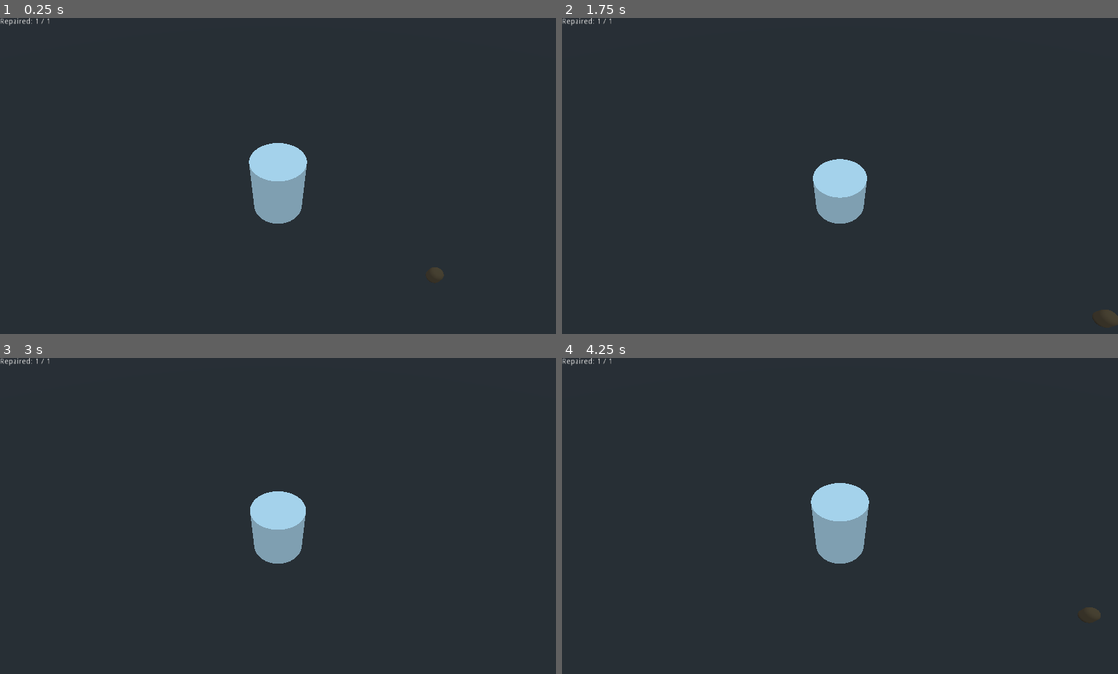
Above: before the commit, frames 1-4 (two rows, left to right).
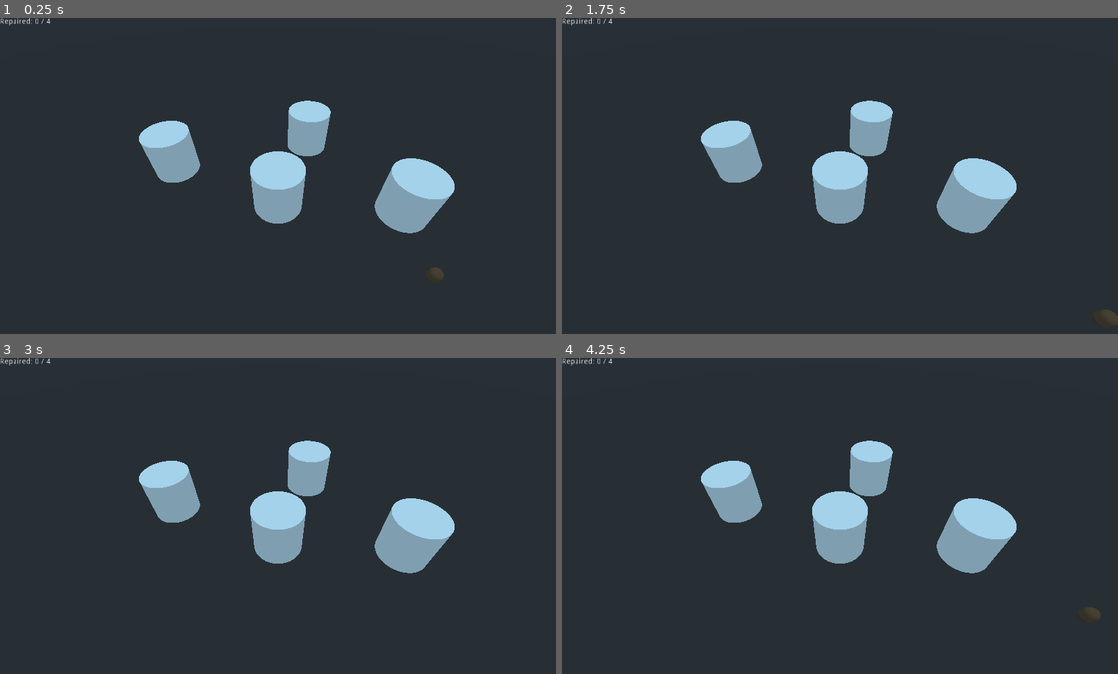
Above: after the commit, the same moments.

Repository: bmolyneaux/GGJ2020
Game: Godot game, scene res://Level/Jez Test Town.tscn
The game is run twice, just before and just after one commit, with the same random seed, the same clock (stepped at 60 frames per second) and the same inputs. This scene is started directly instead of the project's main scene.
Inputs:
- Up to frame 1 (0.25 s): no input
- Up to frame 2 (1.75 s): tap Enter at 0.5 s; hold D 0.53-1.28 s; tap Space at 0.6, 0.77, 1.07, 1.35, 1.52 s; hold S from 1.28 s (still down)
- Up to frame 3 (3 s): tap Space at 1.82, 2.1, 2.85 s; release S at 2.03 s; hold D 2.03-2.78 s; hold W from 2.78 s (still down)
- Up to frame 4 (4.25 s): tap Space at 3.02, 3.32, 3.6, 3.77, 4.07 s; release W at 3.53 s; hold A from 3.53 s (still down)

The runs differ from the first frame. In frame 1, 5.6% of the frame differs, in the area x 6-82%, y 0-69%; in frame 2, 5.6%; in frame 3, 5.1%; in frame 4, 5.6%.

Commit message:
Add basic ability to repair repairable things

Diff:
--- a/Level/Jez Test Town.tscn
+++ b/Level/Jez Test Town.tscn
@@ -8,7 +8,15 @@
 [node name="Spatial" type="Spatial"]
 
 [node name="Repairable" parent="." instance=ExtResource( 1 )]
-repaired = true
+
+[node name="Repairable2" parent="." instance=ExtResource( 1 )]
+transform = Transform( 1, 0, 0, 0, 1, 0, 0, 0, 1, 1.51652, 0, -4.06838 )
+
+[node name="Repairable3" parent="." instance=ExtResource( 1 )]
+transform = Transform( 1, 0, 0, 0, 1, 0, 0, 0, 1, -4.82203, 0, -2.19619 )
+
+[node name="Repairable4" parent="." instance=ExtResource( 1 )]
+transform = Transform( 1, 0, 0, 0, 1, 0, 0, 0, 1, 4.99177, 0, 0.413883 )
 
 [node name="Camera" type="Camera" parent="."]
 transform = Transform( 1, 0, 0, 0, 0.693553, 0.720406, 0, -0.720406, 0.693553, 0, 7.71513, 6.07694 )
--- a/Repairer/Repairer.tscn
+++ b/Repairer/Repairer.tscn
@@ -8,6 +8,10 @@
 
 [sub_resource type="SpatialMaterial" id=3]
 albedo_color = Color( 0.435294, 0.301961, 0.188235, 1 )
+
+[sub_resource type="CylinderShape" id=4]
+radius = 0.836404
+height = 0.922658
 
 [node name="Repairer" type="KinematicBody"]
 script = ExtResource( 1 )
@@ -20,3 +24,9 @@
 transform = Transform( 0.2, 0, 0, 0, -8.74228e-09, 0.2, 0, -0.2, -8.74228e-09, 0, 0.3, 0 )
 mesh = SubResource( 2 )
 material/0 = SubResource( 3 )
+
+[node name="Area" type="Area" parent="."]
+transform = Transform( 1, 0, 0, 0, 1, 0, 0, 0, 1, 0, 0.3, 0 )
+
+[node name="CollisionShape" type="CollisionShape" parent="Area"]
+shape = SubResource( 4 )
--- a/Repairer/repairer.gd
+++ b/Repairer/repairer.gd
@@ -17,3 +17,16 @@
 
 func set_input(value : Vector2):
 	input = value
+
+func _unhandled_key_input(event):
+	if event.pressed and event.scancode == KEY_SPACE:
+		repair()
+
+
+func repair():
+	var bodies = $Area.get_overlapping_bodies()
+	for body in bodies:
+		var repairable = body.get_parent()
+		if not repairable.is_in_group("Repairable"):
+			continue
+		repairable.repair()
Not shown: 1 places in Repairer/Repairer.tscn that only renumber resources
